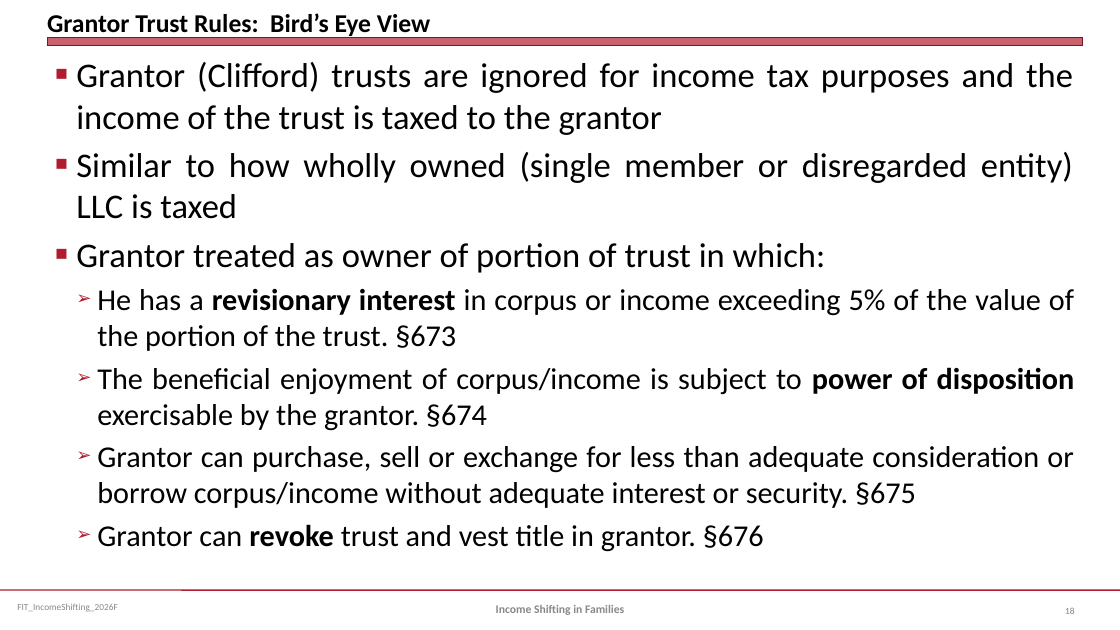
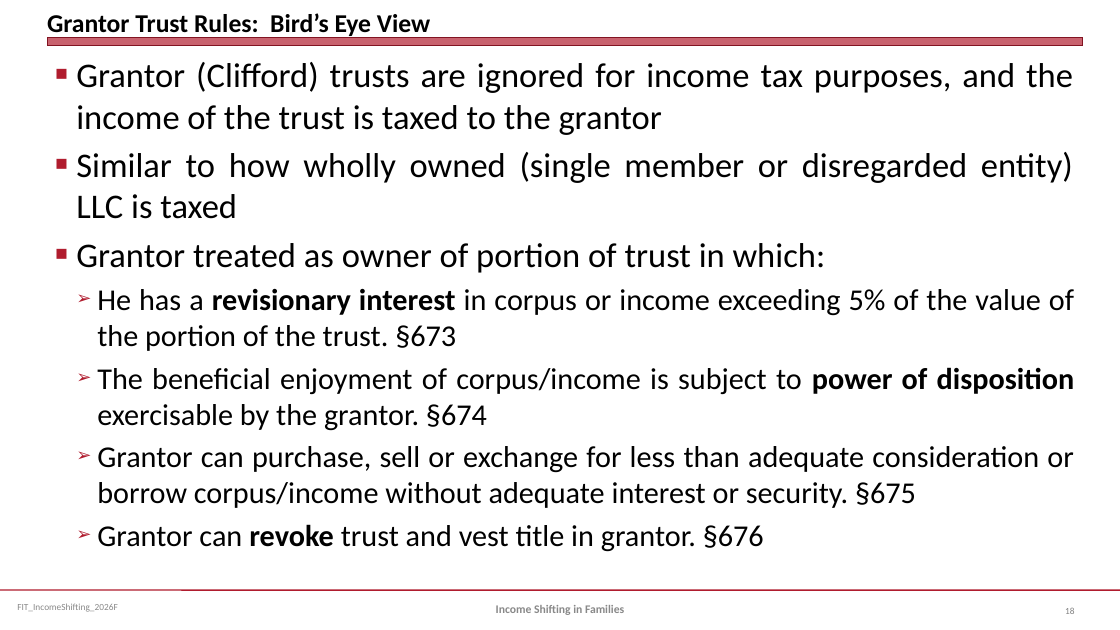
Before and after one commit to jmc877/Fed-Income-Tax, a slide deck: slide 18 of slides/FIT_IncomeShifting_2026F.pptx. Drawn at 1120x630 pixels with LibreOffice and Linux fonts; fonts in the diff are those of the drawing. Boxes give left, top, right and bottom in pixels: in the first picture for what was removed or moved away, otherwise in the second. Text is boxed around its words. In the diff, an @@ line names an element or a change of style, - is before the commit and + after.

```diff
--- a/slides/FIT_IncomeShifting_2026F.pptx
+++ b/slides/FIT_IncomeShifting_2026F.pptx
@@ text at box(76, 62, 1073, 135): text changed @@
-■ Grantor (Clifford) trusts are ignored for income tax purposes and the income of the trust is taxed to the grantor
+■ Grantor (Clifford) trusts are ignored for income tax purposes, and the income of the trust is taxed to the grantor
```
